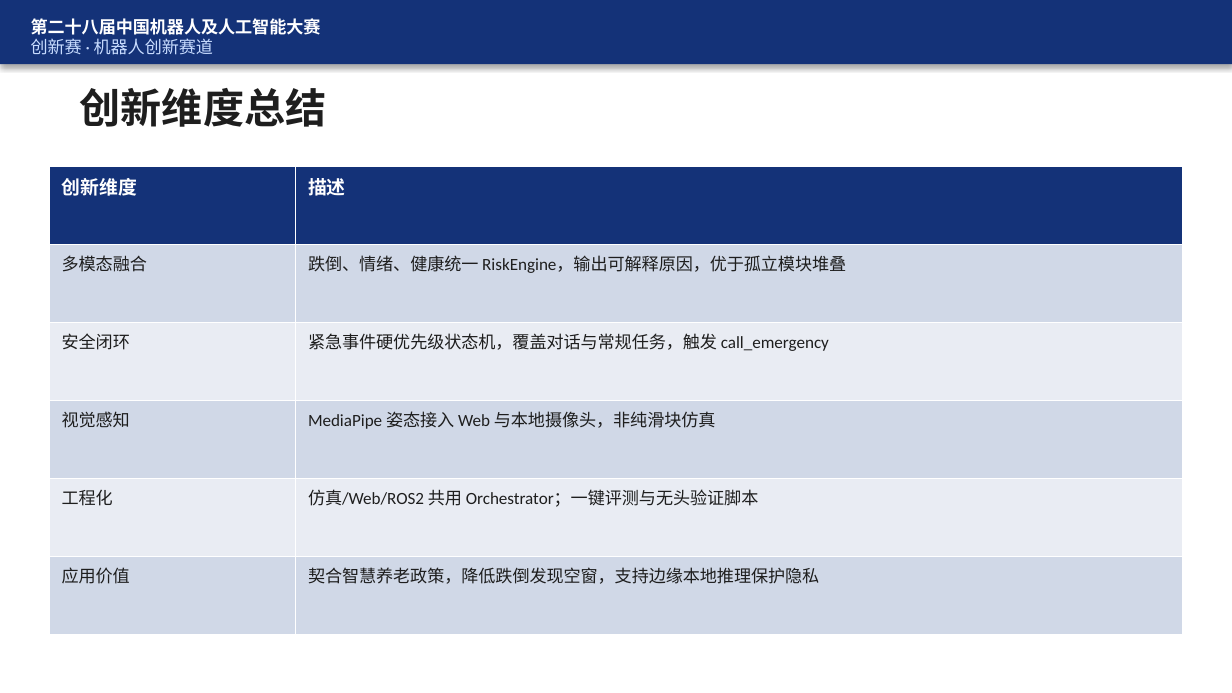
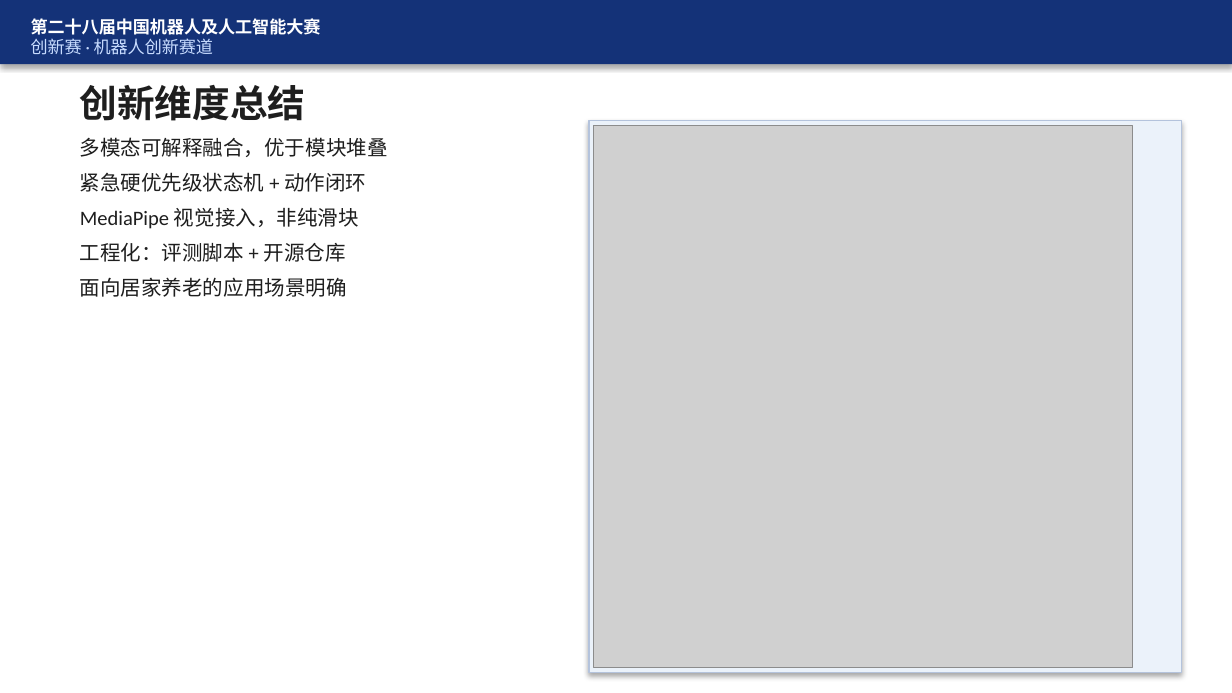
Before and after one commit to FBB123571/ElderCare-Humanoid-Platform, a slide deck: slide 27 of docs/答辩_CareCompanion.pptx (slide 25 before the commit). Drawn at 1232x693 pixels with LibreOffice and Linux fonts; fonts in the diff are those of the drawing; grey boxes stand for pictures. Boxes give left, top, right and bottom in pixels: in the first picture for what was removed or moved away, otherwise in the second. Text is boxed around its words. In the diff, an @@ line names an element or a change of style, - is before the commit and + after.

```diff
--- a/docs/答辩_CareCompanion.pptx
+++ b/docs/答辩_CareCompanion.pptx
@@ text "创新维度总结" at box(80, 85, 305, 121): size 24 to 22 pt @@
@@ text added at box(80, 137, 388, 297), 12 pt, text #1E1E1E @@
+多模态可解释融合，优于模块堆叠
+紧急硬优先级状态机 + 动作闭环
+MediaPipe 视觉接入，非纯滑块
+工程化：评测脚本 + 开源仓库
+面向居家养老的应用场景明确
@@ rectangle added at box(589, 121, 1181, 673), fill #EBF2FA, outline #B4C3DC 0.75 pt @@
@@ picture added at box(594, 126, 1132, 668) @@
@@ table removed at box(49, 166, 1183, 634), 6 rows, 2 columns @@
-创新维度 | 描述
-多模态融合 | 跌倒、情绪、健康统一 RiskEngine，输出可解释原因，优于孤立模块堆叠
-安全闭环 | 紧急事件硬优先级状态机，覆盖对话与常规任务，触发 call_emergency
-视觉感知 | MediaPipe 姿态接入 Web 与本地摄像头，非纯滑块仿真
-工程化 | 仿真/Web/ROS2 共用 Orchestrator；一键评测与无头验证脚本
-应用价值 | 契合智慧养老政策，降低跌倒发现空窗，支持边缘本地推理保护隐私
```
Also in this commit, not shown: 20 other slides changed, 4 slides added, 2 slides removed, 16 other files.
